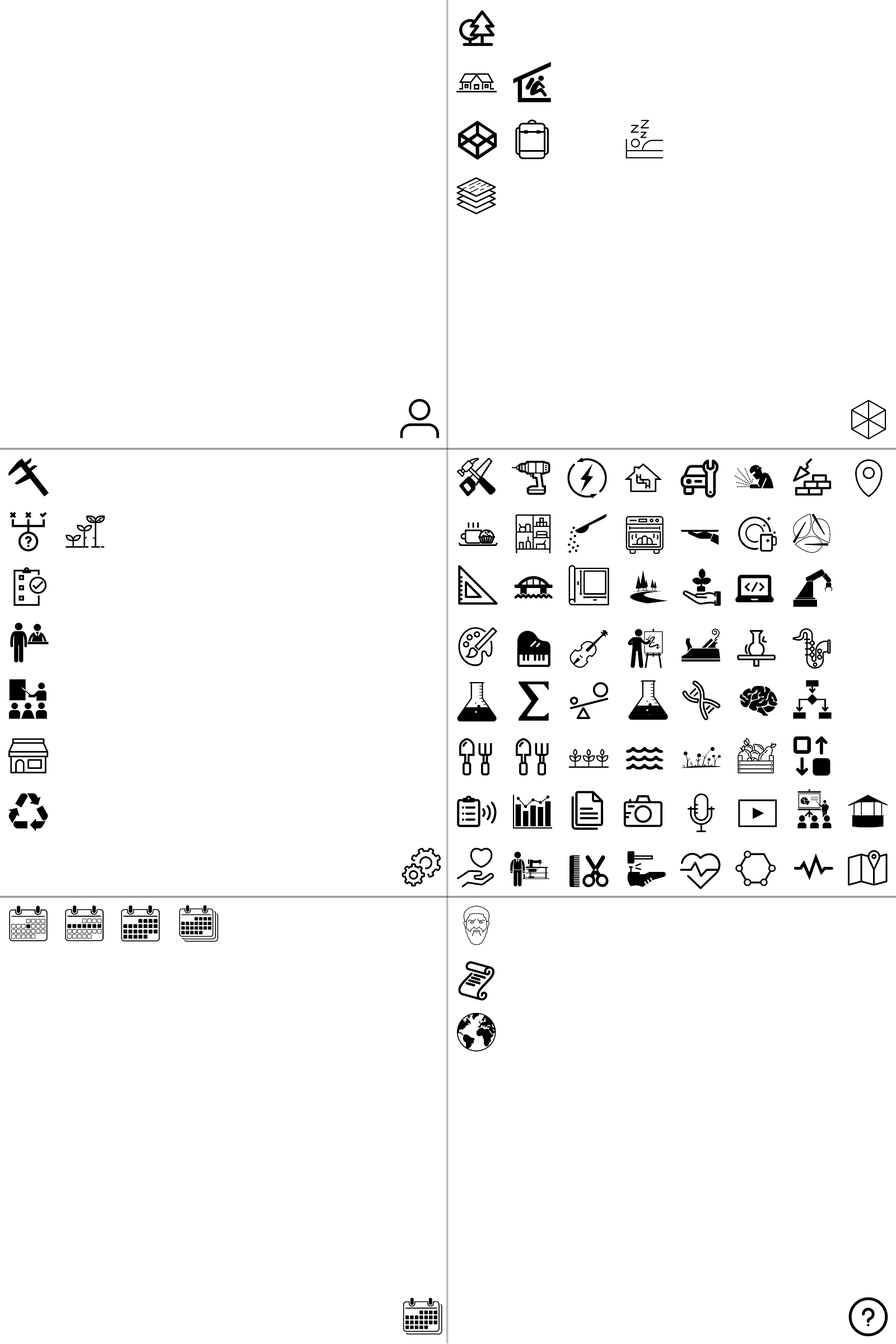
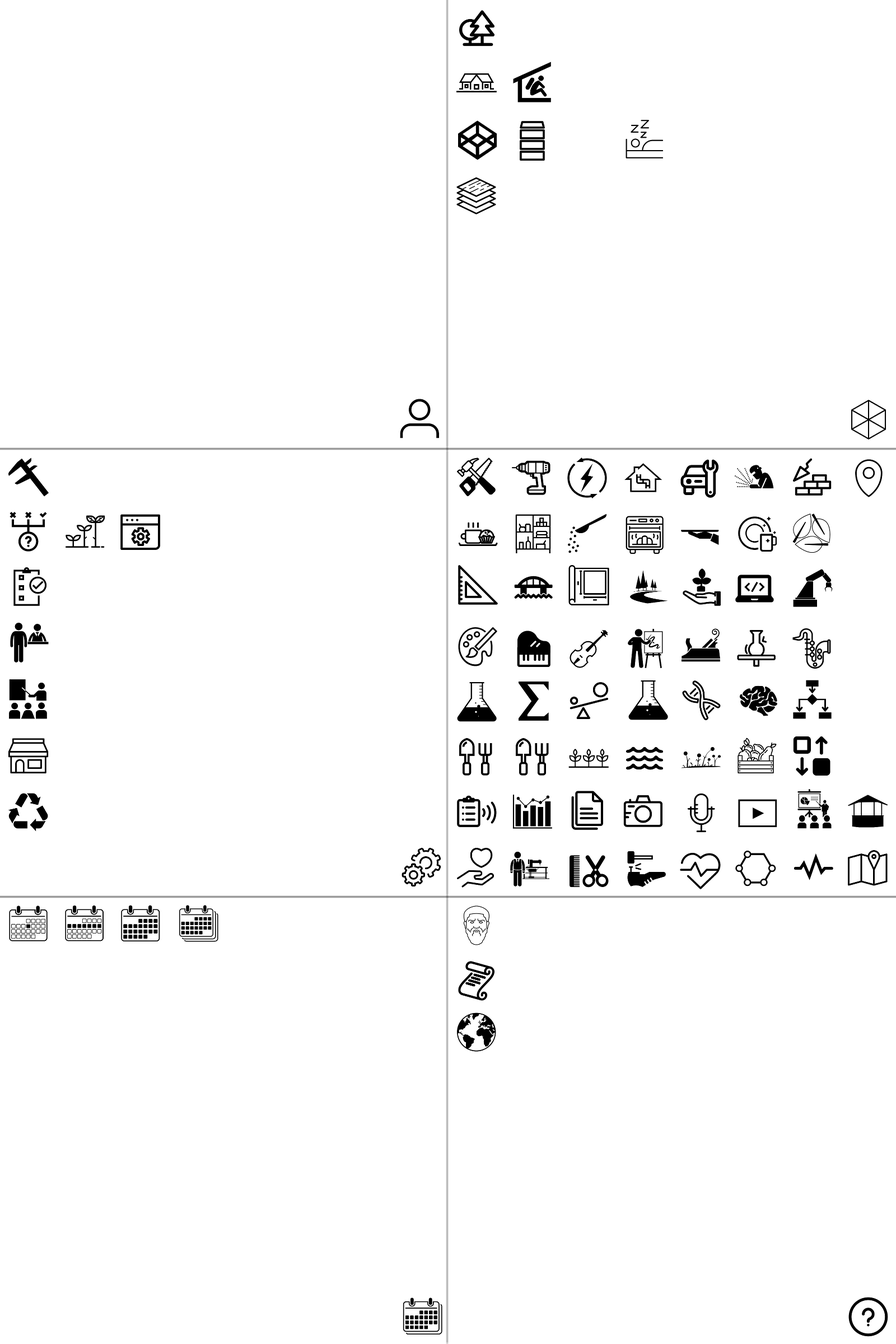
Before/after of a 896px x 1344px layered artwork. What changed in the layer stack:
painted on "cluster-sprite-1600x2400.png" over [120, 119, 549, 550]
